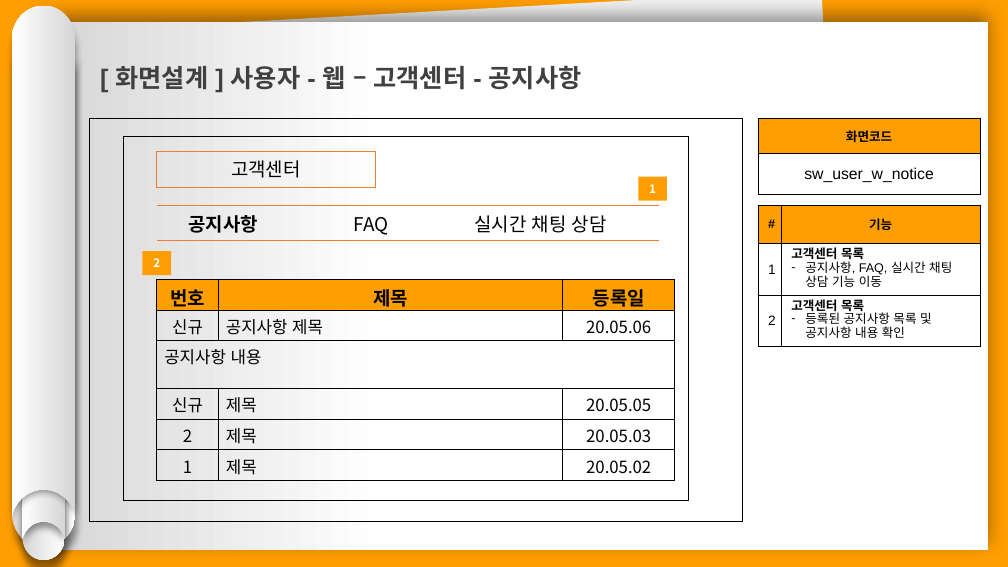
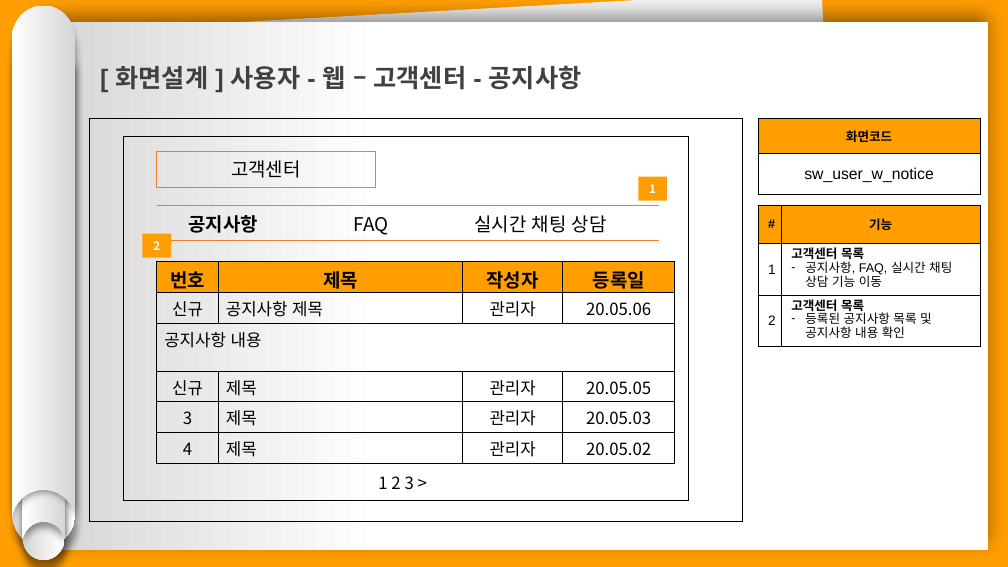
Before and after one commit to hhsw07/ezen-academy-projects, a slide deck: slide 2 of 0 발표용 파워포인트/project06 - 파워포인트 종합 - 송우.pptx. Drawn at 1008x567 pixels with LibreOffice and Linux fonts; fonts in the diff are those of the drawing. Boxes give left, top, right and bottom in pixels: in the first picture for what was removed or moved away, otherwise in the second. Text is boxed around its words. In the diff, an @@ line names an element or a change of style, - is before the commit and + after.

```diff
--- a/0 발표용 파워포인트/project06 - 파워포인트 종합 - 송우.pptx
+++ b/0 발표용 파워포인트/project06 - 파워포인트 종합 - 송우.pptx
@@ rectangle "2": place and size @@
-rectangle "2" at box(142, 251, 171, 275)
+rectangle "2" at box(142, 234, 171, 258)
@@ table: place and size @@
-table at box(157, 279, 675, 480)
+table at box(157, 262, 674, 463)
@@ table at box(157, 262, 674, 463) @@
-column 1, row 5: 2
+column 1, row 5: 3
-column 1, row 6: 1
+column 1, row 6: 4
+column 3: 작성자 | 관리자 |  | 관리자 | 관리자 | 관리자
@@ text added at box(378, 476, 414, 490), 16 pt, text #000000 @@
+1 2 3 >
```
Also in this commit, not shown: 11 other slides changed, 8 slides removed.
